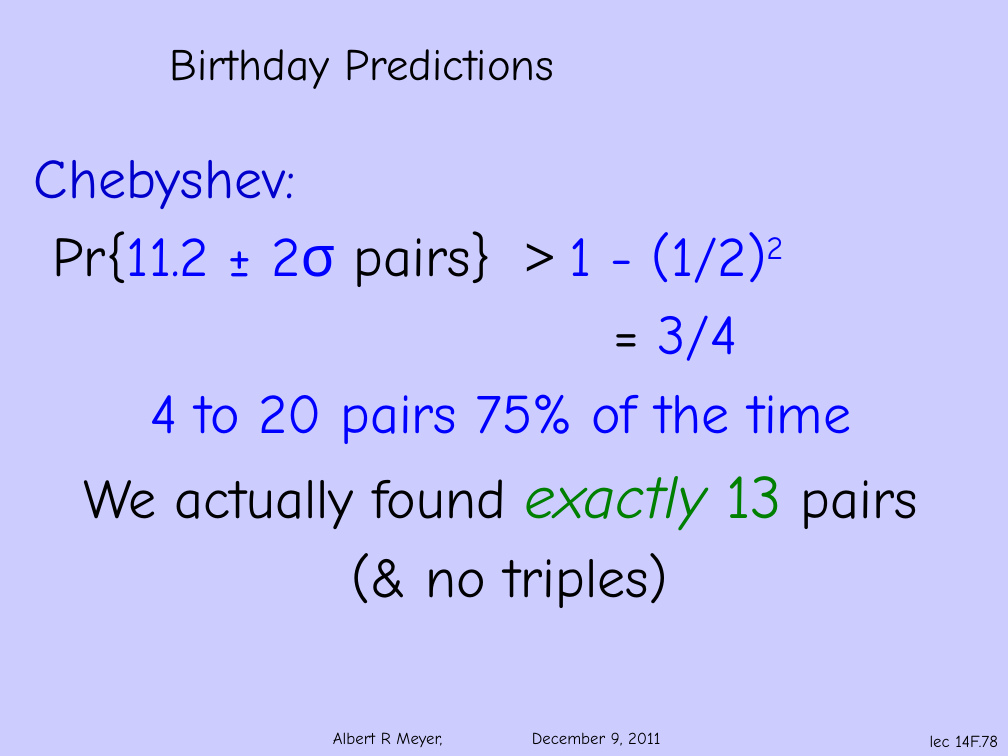
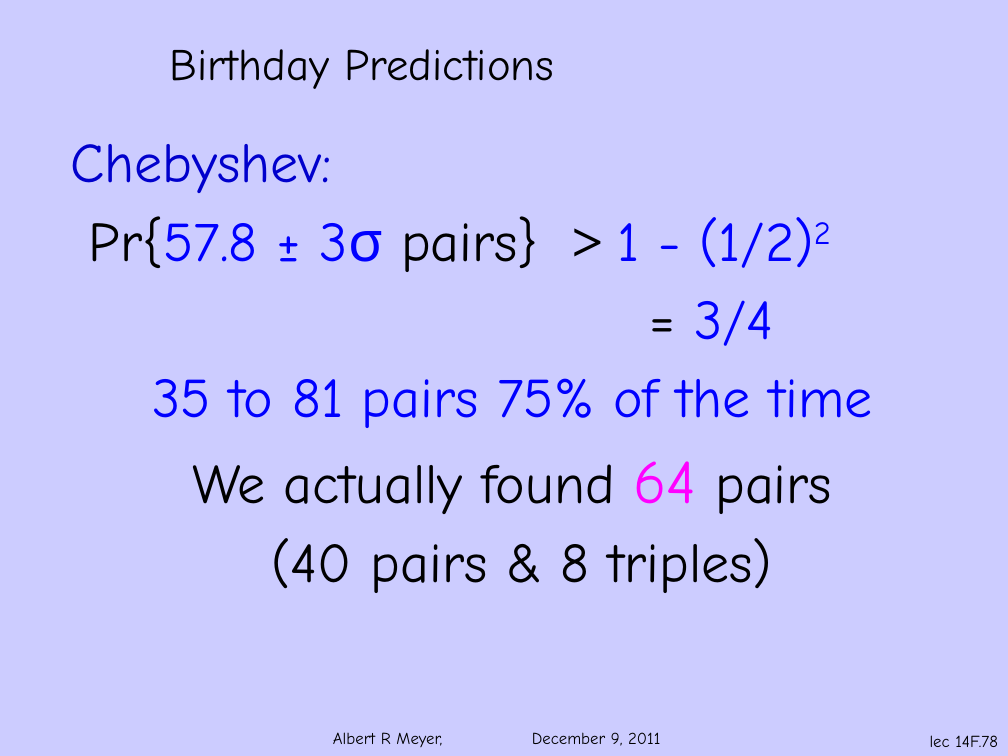
Before and after one commit to armeyer/mcs_web, a slide deck: slide 78 of fall11/slidesF11/slides14f.pptx. Drawn at 1008x756 pixels with LibreOffice and Linux fonts; fonts in the diff are those of the drawing; background and template pictures are left out. Boxes give left, top, right and bottom in pixels: in the first picture for what was removed or moved away, otherwise in the second. Text is boxed around its words. In the diff, an @@ line names an element or a change of style, - is before the commit and + after.

```diff
--- a/fall11/slidesF11/slides14f.pptx
+++ b/fall11/slidesF11/slides14f.pptx
@@ text "Chebyshev:": place and size @@
-text "Chebyshev:" at (34,160,918,608)
+text "Chebyshev:" at (70,144,872,593)
@@ text at (89,216,831,272): text changed @@
-Pr{11.2 ± 2σ pairs} > 1 - (1/2)2
+Pr{57.8 ± 3σ pairs} > 1 - (1/2)2
@@ text at (152,378,872,593): text changed @@
-4 to 20 pairs 75% of the time
-We actually found exactly 13 pairs
-(& no triples)
+35 to 81 pairs 75% of the time
+We actually found 64 pairs
+(40 pairs & 8 triples)
```
Also in this commit, not shown: 6 other slides changed, 1 slide added, 2 other files.
